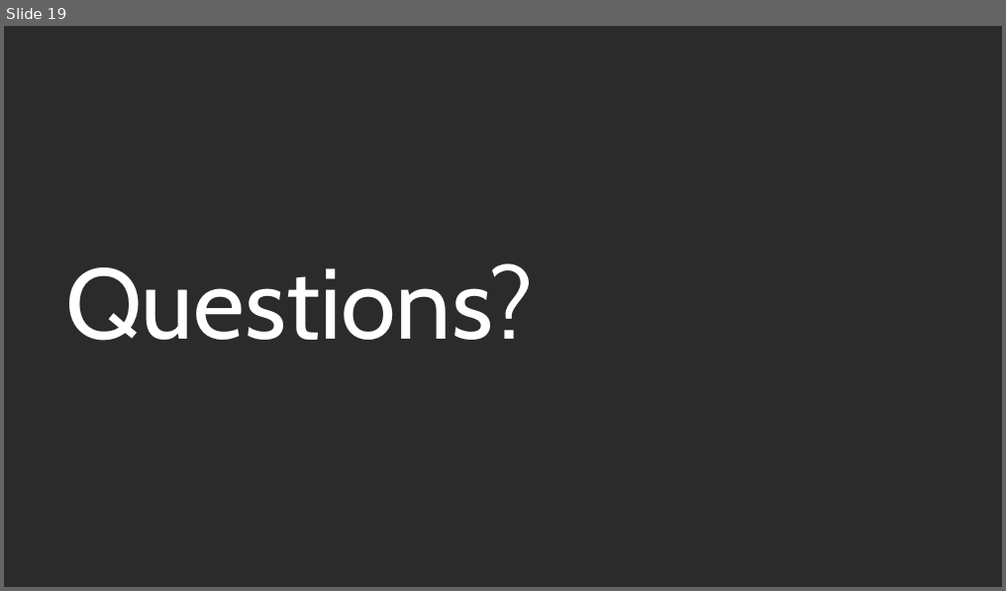
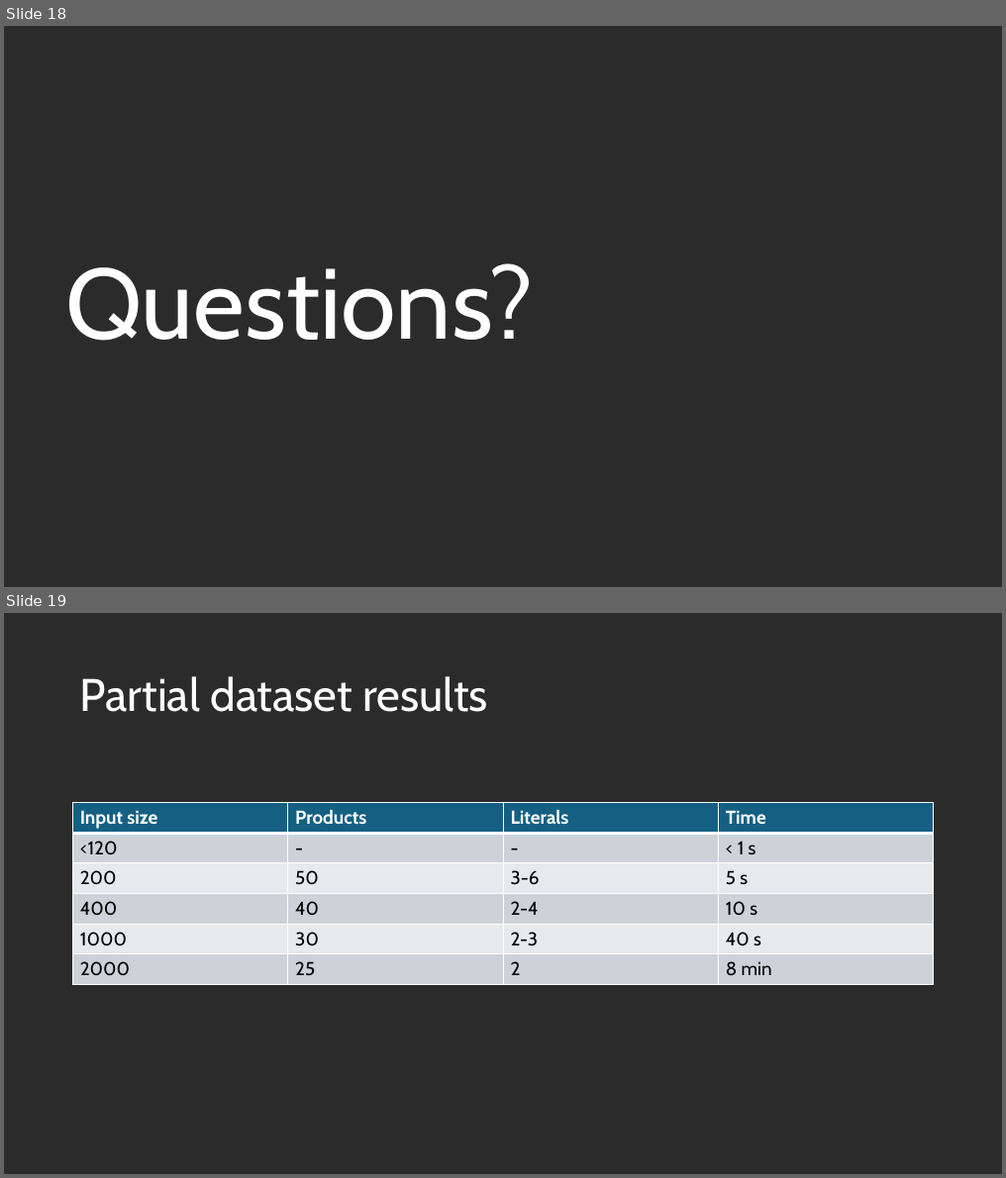
Before and after one commit to us-ja/GWAS_Internship_2025, a slide deck: Presentation/End_of_internship.pptx. Shown one above the other, each under a label of ours: slide 19 before the commit, slides 18 and 19 after it. The pictures are 1006x591 and 1006x1178 pixels, drawn with LibreOffice and Linux fonts; fonts in the diff are those of the drawing; background and template pictures are left out; a plain dark background stands for a picture behind light text. Boxes give left, top, right and bottom in pixels: in the first picture for what was removed or moved away, otherwise in the second. Text is boxed around its words. In the diff, an @@ line names an element or a change of style, - is before the commit and + after.

```diff
--- a/Presentation/End_of_internship.pptx
+++ b/Presentation/End_of_internship.pptx
@@ slide 19 added at (4,613,1002,1174), background picture (left out) @@
@@ title added at (80,676,488,712), 44 pt, text #FFFFFF @@
+Partial dataset results
@@ table added at (73,802,936,984), 6 rows, 4 columns @@
+Input size | Products | Literals | Time
+<120 | - | - | < 1 s
+200 | 50 | 3-6 | 5 s
+400 | 40 | 2-4 | 10 s
+1000 | 30 | 2-3 | 40 s
+2000 | 25 | 2 | 8 min
@@ what was slide 19 is now slide 18 @@
```
Also in this commit, not shown: 2 slides changed, 2 other slides added.
